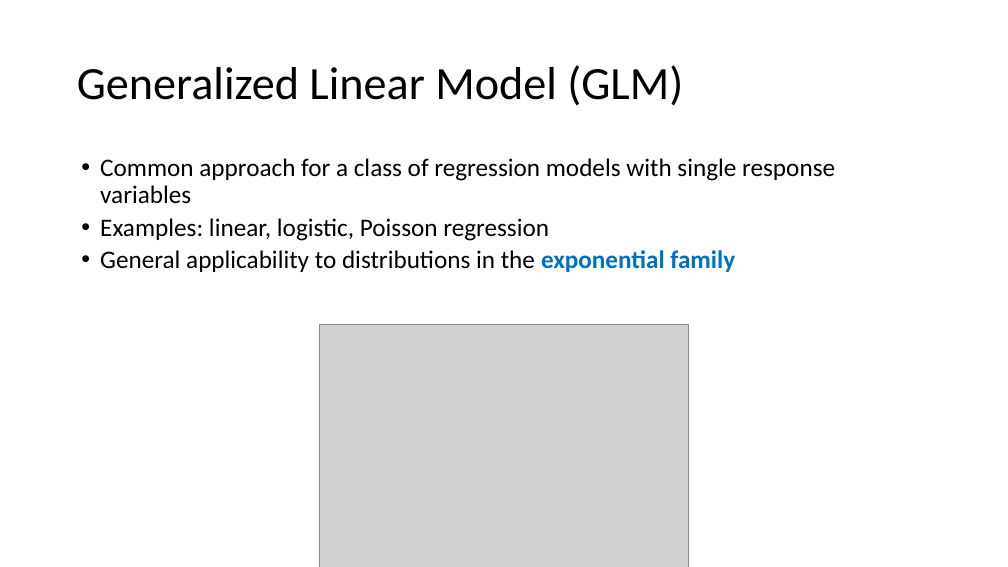
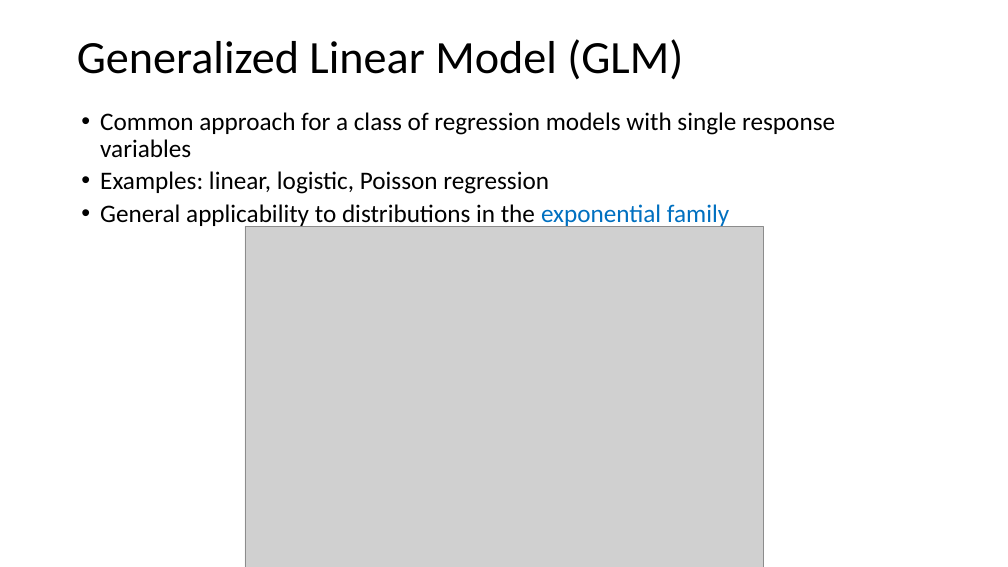
Before and after one commit to ELaBrecque-MMC/RegressionModelOverview, a slide deck: slide 11 of Notes/RegressionModelOverview.pptx. Drawn at 1008x567 pixels with LibreOffice and Linux fonts; fonts in the diff are those of the drawing; grey boxes stand for pictures. Boxes give left, top, right and bottom in pixels: in the first picture for what was removed or moved away, otherwise in the second. Text is boxed around its words. In the diff, an @@ line names an element or a change of style, - is before the commit and + after.

```diff
--- a/Notes/RegressionModelOverview.pptx
+++ b/Notes/RegressionModelOverview.pptx
@@ title "Generalized Linear Model (GLM)" at (77,39,683,80): vertical alignment middle to top @@
@@ text "Common approach for a class ...": place and size @@
-text "Common approach for a class ..." at (100,158,835,272)
+text "Common approach for a class ..." at (100,112,835,228)
@@ text at (100,204,729,228): bold off in "exponential family" @@
@@ picture: place and size @@
-picture at (320,324,689,567)
+picture at (245,226,763,567)
```
Also in this commit, not shown: 1 other slide changed, 3 slides added.
